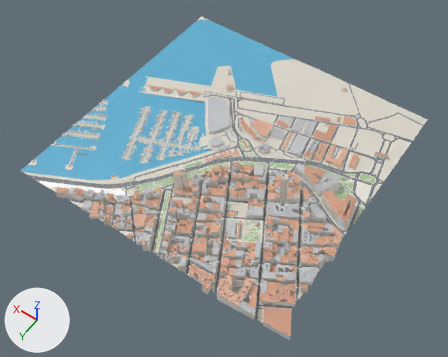
Before and after pictures for a commit that changed the glTF model public/world/tiles/-1_0.glb.
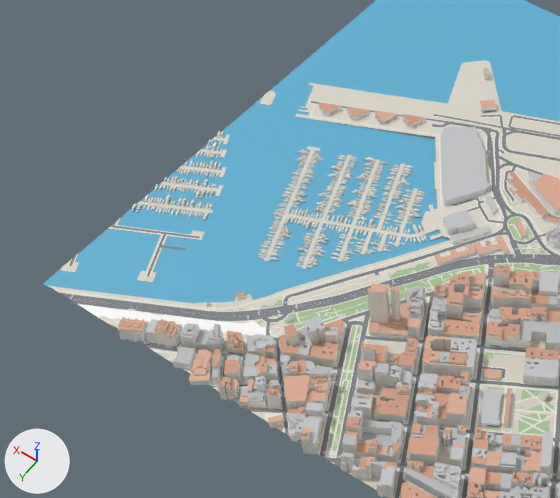
Each version appears first whole from a camera (50 mm lens) standing at (-1297.0, 656.0, 1606.0) and looking at (-553.0, -386.0, -32.0), and next in a close-up on the part from 0% to 59% of the width and 10% to 76% of the height. The lights are fixed; the arrows at lower left show +X, +Y and +Z. The last two pictures show the newer version. Where no turn or scale is listed for an object, it has been applied to the vertices. Vertices at exactly the same position are counted once.

Objects in the first close-up: 'Boats', 'Detail', 'Ground', 'Mosaic', 'Park', 'Road', 'Roofs', 'Sidewalk', 'Walls', 'Water' and 2 more.
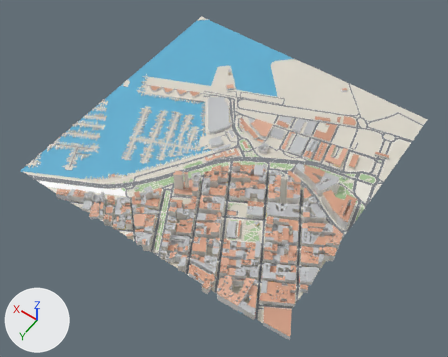
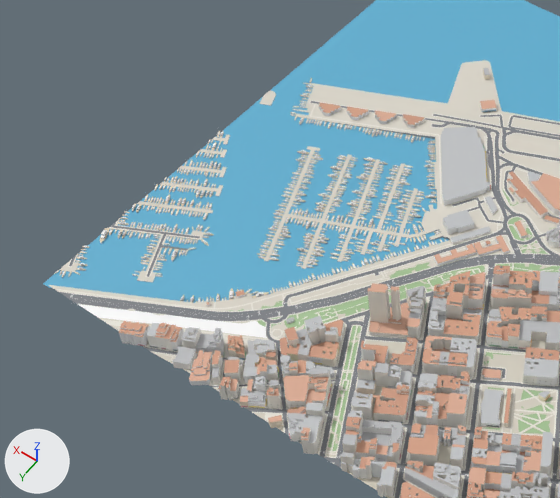
Where the newer file only moved an object's origin or applied its transform, the numbers keep the older frame.

The change, as a diff of the scene's bpy script:
```diff
--- a/public/world/tiles/-1_0.glb.py
+++ b/public/world/tiles/-1_0.glb.py
@@ me_ground @@
 me_ground.from_pydata(...)  # 15670 vertices, 21152 faces; spans x -500.0..500.0, y -500.0..500.0, z -16.0..16.0
+# me_ground part 1: 1746 of 15670 vertices moved; they spanned x 66.0..487.0, y -470.0..500.0, z -16.0..6.0 and now span x 66.0..487.0, y -470.0..500.0, z -16.0..6.0; mean shift (0.0, 0.0, -3.0); largest move (100.0, 500.0, 6.0) -> (90.0, -462.0, -16.0)
+# me_ground part 2: 364 kept faces spanning x 70.0..340.0, y 320.0..500.0, z -10.0..5.0 get new vertex colours
 me_ground.materials.append(mat_defaultmaterial)
@@ me_park @@
-me_park.from_pydata(...)  # 1660 vertices, 1935 faces; spans x -379.0..379.0, y -366.0..366.0, z -12.0..12.0
+me_park.from_pydata(...)  # 1659 vertices, 1934 faces; spans x -379.0..379.0, y -366.0..366.0, z -12.0..12.0
+# me_park part 3: 160 vertices moved from x 211.0..344.0, y 165.0..240.0, z -8.0..2.0 to x 211.0..344.0, y 165.0..240.0, z -8.0..1.0; 16 vertices removed from x 271.0..286.0, y 199.0..226.0, z -7.0..-6.0; 15 vertices added at x 271.0..287.0, y 200.0..222.0, z -8.0
+# other edits to the shape of me_park do not show in these pictures
 me_park.materials.append(mat_defaultmaterial_001)
@@ me_boats @@
-me_boats.from_pydata(...)  # 37710 vertices, 50930 faces; spans x -218.0..218.0, y -173.0..173.0, z -8.0..8.0
+me_boats.from_pydata(...)  # 57620 vertices, 77980 faces; spans x -248.0..221.0, y -244.0..338.0, z -8.0..8.0
+# me_boats part 4: 131 vertices moved within x -201.0..207.0, y -160.0..146.0, z -8.0..0.0; 1447 vertices removed from x -218.0..216.0, y -171.0..170.0, z -8.0..8.0; 21025 vertices added at x -248.0..221.0, y -244.0..338.0, z -8.0..8.0
+# other edits to the shape of me_boats do not show in these pictures
 me_boats.materials.append(mat_defaultmaterial_008)
@@ me_walls @@
-me_walls.from_pydata(...)  # 21473 vertices, 25318 faces; spans x -473.0..473.0, y -491.0..491.0, z -51.0..51.0
+me_walls.from_pydata(...)  # 21462 vertices, 25318 faces; spans x -473.0..473.0, y -491.0..491.0, z -51.0..51.0
+# me_walls part 5: the loose piece of 261 vertices spanning x 304.0..353.0, y 424.0..468.0, z -40.0..3.0 is rebuilt with 258 vertices and now spans x 304.0..353.0, y 424.0..468.0, z -45.0..-6.0
+# me_walls part 6: the loose piece of 204 vertices spanning x 242.0..304.0, y 397.0..443.0, z -40.0..5.0 is rebuilt with 200 vertices and now spans x 242.0..304.0, y 397.0..443.0, z -45.0..-6.0
+# me_walls part 7: the loose piece of 193 vertices spanning x 212.0..251.0, y 383.0..413.0, z -38.0..-7.0 is rebuilt with 190 vertices and now spans x 212.0..251.0, y 383.0..413.0, z -45.0..-18.0
+# me_walls part 8: the loose piece of 193 vertices spanning x 350.0..393.0, y 448.0..487.0, z -39.0..-6.0 is rebuilt with 193 vertices and now spans x 350.0..393.0, y 448.0..487.0, z -45.0..-15.0
+# me_walls part 9: the loose piece of 143 vertices spanning x 171.0..226.0, y 362.0..400.0, z -38.0..-6.0 is rebuilt with 143 vertices and now spans x 171.0..226.0, y 362.0..400.0, z -45.0..-18.0
+# me_walls part 10: 254 vertices moved from x 133.0..294.0, y 317.0..474.0, z -36.0..7.0 to x 133.0..294.0, y 317.0..474.0, z -44.0..0.0; 75 vertices removed from x 137.0..308.0, y 307.0..434.0, z -50.0..-10.0; 78 vertices added at x 137.0..308.0, y 307.0..434.0, z -49.0..-12.0
+# other edits to the shape of me_walls do not show in these pictures
 me_walls.materials.append(mat_defaultmaterial_010)
@@ me_roofs @@
-me_roofs.from_pydata(...)  # 12397 vertices, 10534 faces; spans x -473.0..473.0, y -491.0..491.0, z -47.0..47.0
+me_roofs.from_pydata(...)  # 12357 vertices, 10534 faces; spans x -473.0..473.0, y -491.0..491.0, z -47.0..47.0
+# me_roofs part 11: the loose piece of 25 vertices spanning x 359.0..390.0, y 458.0..481.0, z -10.0 is moved by (0.0, 0.0, -10.0)
+# me_roofs part 12: the loose piece of 64 vertices spanning x 352.0..393.0, y 451.0..487.0, z -13.0 is moved by (0.0, 0.0, -10.0)
+# me_roofs part 13: 1926 vertices moved within x -432.0..473.0, y -350.0..491.0, z -46.0..47.0; 2787 vertices removed from x -446.0..219.0, y -204.0..483.0, z -44.0..11.0; 9620 vertices added at x -446.0..427.0, y -491.0..488.0, z -47.0..46.0
+# other edits to the shape of me_roofs do not show in these pictures
 me_roofs.materials.append(mat_defaultmaterial_012)
@@ ob_roofs @@
 ob_roofs = bpy.data.objects.new('Roofs', me_roofs)
-ob_roofs.location = (-570.0, -474.0, 54.0)
+ob_roofs.location = (-570.0, -474.0, 55.0)
```

Boxes (x1, y1, x2, y2) around the edits, measured in the close-ups (560 x 498 px; the box of a moved part takes in the faces that stretch with it):
'Roofs', reshaped, moved: before (118, 68, 560, 498); after (119, 68, 560, 498)
'Ground', reshaped: before (48, 60, 560, 498); after (49, 60, 560, 498)
'Walls', reshaped: before (117, 69, 560, 498); after (119, 69, 560, 498)
'Boats', reshaped (33% wider, 64% taller): before (132, 131, 426, 268); after (54, 78, 446, 303)
'Park', reshaped: before (160, 189, 560, 451); after (229, 189, 560, 451)
part 1 of me_ground, moved or reshaped: before (48, 94, 535, 402); after (49, 94, 535, 402)
part 2 of me_ground, recoloured: before (116, 322, 304, 364); after (116, 325, 305, 371)
part 3 of me_park, moved or reshaped: before (227, 300, 322, 331); after (229, 301, 322, 329)
part 4 of me_boats, built on: before (137, 137, 426, 267); after (54, 78, 446, 303)
part 5 of me_walls, rebuilt: before (145, 321, 183, 347); after (146, 325, 184, 351)
part 6 of me_walls, rebuilt: before (180, 325, 224, 353); after (181, 329, 225, 357)
part 7 of me_walls, rebuilt: before (226, 333, 244, 355); after (227, 337, 245, 359)
part 8 of me_walls, rebuilt: before (117, 322, 149, 343); after (119, 323, 150, 346)
part 9 of me_walls, rebuilt: before (247, 335, 276, 359); after (253, 341, 277, 362)
part 10 of me_walls, moved or reshaped: before (177, 296, 319, 379); after (177, 292, 319, 379)
part 11 of me_roofs, moved or reshaped: before (119, 319, 140, 327); after (120, 323, 142, 330)
part 12 of me_roofs, moved or reshaped: before (118, 317, 146, 331); after (119, 321, 147, 335)
part 13 of me_roofs, cut back: before (194, 328, 309, 373); after (147, 290, 319, 373)
